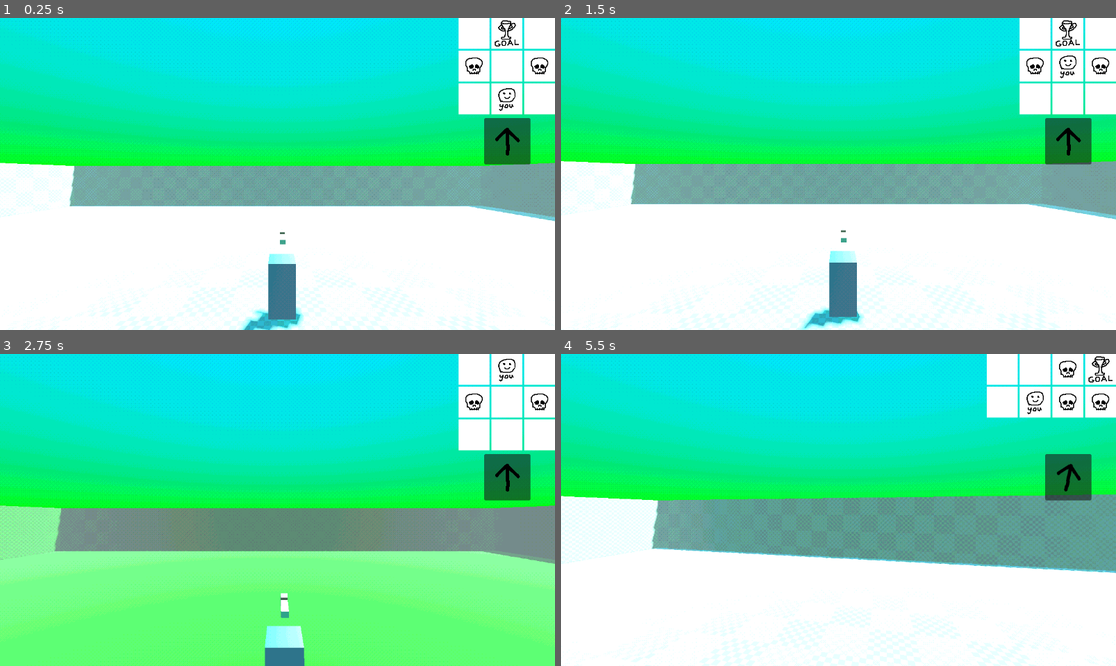
Above: before the commit, frames 1-4 (two rows, left to right).
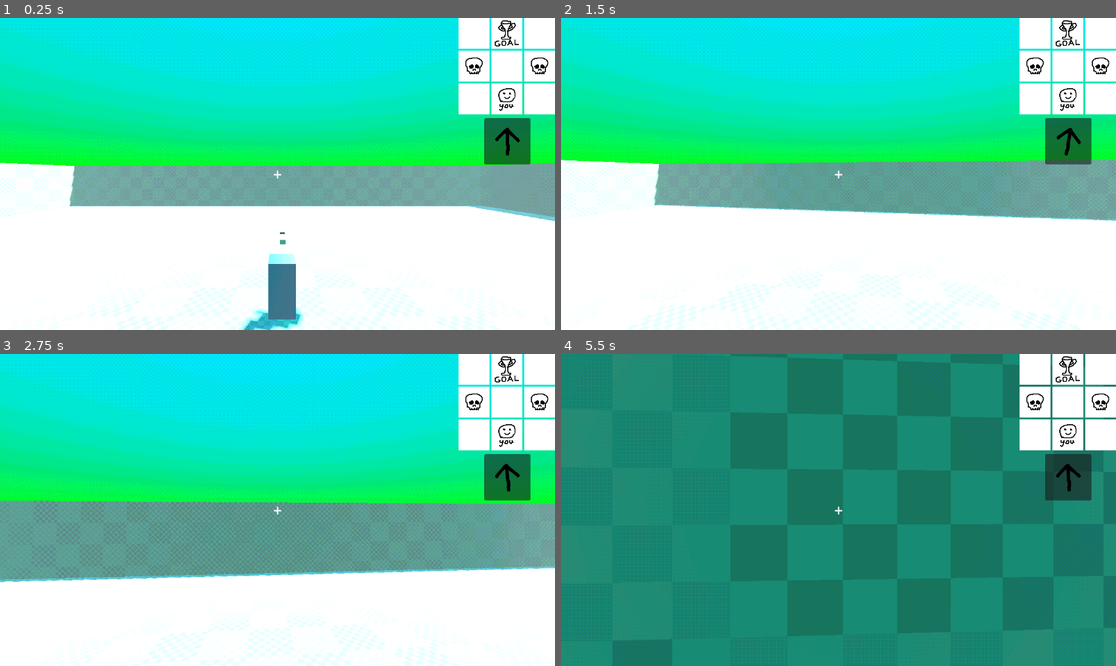
Above: after the commit, the same moments.

Repository: ejohnd98/LSDJam
Game: Godot game, scene res://scenes/game.tscn
The game is run twice, just before and just after one commit, with the same random seed, the same clock (stepped at 60 frames per second) and the same inputs.
Inputs (mouse positions are in pixels of both pictures, inside the frame that each line leads up to):
- Up to frame 1 (0.25 s): no input
- Up to frame 2 (1.5 s): tap Enter at 0.5 s; move the mouse to (866, 174) at 0.52 s; press the mouse at (866, 174) at 0.53 s; hold W (Forward) from 0.53 s (still down); tap Space (Jump) at 0.77 s; move the mouse to (810, 174) at 1.27 s; release the mouse at (810, 174) at 1.28 s; click (810, 174) at 1.35 s
- Up to frame 3 (2.75 s): keep holding W (Forward); tap Space (Jump) at 1.52 s; move the mouse to (288, 503) at 2.02 s; press the mouse at (288, 503) at 2.03 s
- Up to frame 4 (5.5 s): keep holding W (Forward); move the mouse to (832, 516) at 2.77 s; release the mouse at (832, 516) at 2.78 s; click (832, 516) at 2.85 s; tap Space (Jump) at 3.02, 3.77, 4.52 s; move the mouse to (877, 513) at 3.52 s; press the mouse at (877, 513) at 3.53 s; move the mouse to (794, 506) at 4.27 s; release the mouse at (794, 506) at 4.28 s; click (794, 506) at 4.35 s; move the mouse to (844, 510) at 5.02 s; press the mouse at (844, 510) at 5.03 s

The runs differ from the first frame. In frame 1, less than 0.1% of the frame differs, in the area x 49-51%, y 48-52%; in frame 2, 5.3%; in frame 3, 41%; in frame 4, 97%, in the area x 0-100%, y 0-100%.

Commit message:
Started on interactables using mouse

Diff:
--- a/project.godot
+++ b/project.godot
@@ -47,6 +47,12 @@
 "events": [Object(InputEventKey,"resource_local_to_scene":false,"resource_name":"","device":-1,"window_id":0,"alt_press …(182 unchanged characters)…
 ]
 }
+Interact={
+"deadzone": 0.5,
+"events": [Object(InputEventMouseButton,"resource_local_to_scene":false,"resource_name":"","device":-1,"window_id":0,"alt_pressed":false,"shift_pressed":false,"ctrl_pressed":false,"meta_pressed":false,"button_mask":0,"position":Vector2(0, 0),"global_position":Vector2(0, 0),"factor":1.0,"button_index":1,"canceled":false,"pressed":false,"double_click":false,"script":null)
+, Object(InputEventKey,"resource_local_to_scene":false,"resource_name":"","device":-1,"window_id":0,"alt_pressed":false,"shift_pressed":false,"ctrl_pressed":false,"meta_pressed":false,"pressed":false,"keycode":0,"physical_keycode":69,"key_label":0,"unicode":101,"echo":false,"script":null)
+]
+}
 
 [layer_names]
 
--- a/scenes/game.tscn
+++ b/scenes/game.tscn
@@ -16,6 +16,9 @@
 shader_parameter/dithering = true
 shader_parameter/colors = 12
 shader_parameter/dither_size = 2
+
+[sub_resource type="LabelSettings" id="LabelSettings_q14lq"]
+font_size = 32
 
 [node name="SubViewportContainer" type="SubViewportContainer"]
 material = SubResource("ShaderMaterial_6uqtb")
@@ -99,4 +102,22 @@
 texture = ExtResource("8_u2duw")
 expand_mode = 2
 
+[node name="Label" type="Label" parent="CanvasLayer"]
+anchors_preset = 8
+anchor_left = 0.5
+anchor_top = 0.5
+anchor_right = 0.5
+anchor_bottom = 0.5
+offset_left = -0.5
+offset_top = -11.5
+offset_right = 0.5
+offset_bottom = 11.5
+grow_horizontal = 2
+grow_vertical = 2
+size_flags_horizontal = 4
+text = "+"
+label_settings = SubResource("LabelSettings_q14lq")
+horizontal_alignment = 1
+vertical_alignment = 1
+
 [connection signal="timeout" from="SubViewport/Game/SceneChangeTimer" to="SubViewport/Game" method="_on_scene_change_timer"]
--- a/scenes/interactables/direction_trigger.gd
+++ b/scenes/interactables/direction_trigger.gd
@@ -9,5 +9,11 @@
 
 #TODO: make this "on click"
 func _on_body_entered(body):
-	if body.is_in_group("player"):
-		get_tree().get_root().get_node("SubViewportContainer/SubViewport/Game").move_in_direction(grid_direction)
+	pass
+	#trigger_direction()
+
+func _on_input_event(camera, event, position, normal, shape_idx):
+	trigger_direction()
+
+func trigger_direction():
+	get_tree().get_root().get_node("SubViewportContainer/SubViewport/Game").move_in_direction(grid_direction)
--- a/scenes/interactables/direction_trigger.tscn
+++ b/scenes/interactables/direction_trigger.tscn
@@ -31,7 +31,7 @@
 text = "→"
 font_size = 32
 
-[node name="SceneTrigger" type="Area3D"]
+[node name="SceneTrigger" type="Area3D" groups=["interactable"]]
 script = ExtResource("1_nl4vh")
 grid_direction = Vector2i(0, 1)
 
@@ -50,3 +50,5 @@
 skeleton = NodePath("../..")
 
 [connection signal="body_entered" from="." to="." method="_on_body_entered"]
+[connection signal="input_event" from="." to="." method="_on_input_event"]
+[connection signal="mouse_entered" from="." to="." method="_on_mouse_entered"]
--- a/scenes/player/Player.gd
+++ b/scenes/player/Player.gd
@@ -28,6 +28,9 @@
 			Input.set_mouse_mode(Input.MOUSE_MODE_CAPTURED)
 	if is_frozen:
 		return
+	if event.is_action_pressed("Interact"):
+		try_interact()
+
 	if event is InputEventMouseMotion:
 		$CameraPivot.rotate_y(-event.relative.x * SENSITIVITY)
 		$CameraPivot/Camera3D.rotate_x(-event.relative.y * SENSITIVITY)
@@ -96,3 +99,23 @@
 			position = result["position"]
 			is_grounded = true
 			vertical_velocity = 0
+
+	# TODO: change this to be in physics process so that the current hovered over
+	# interactable can be highlighted, or a tooltip can be displayed.
+	# also change so that interactable is separate from direction_trigger
+func try_interact():
+	var space_state = get_world_3d().direct_space_state
+	var cam = $CameraPivot/Camera3D
+	var mousepos = get_viewport().get_mouse_position()
+
+	var origin = cam.project_ray_origin(mousepos)
+	var end = origin + cam.project_ray_normal(mousepos) * 1000
+	var query = PhysicsRayQueryParameters3D.create(origin, end)
+	query.collide_with_areas = true
+	query.exclude
+	var result = space_state.intersect_ray(query)
+	if (not result.is_empty()):
+		var hit_object = result["collider"]
+		print("Hit: " + hit_object.name)
+		if (hit_object.is_in_group("interactable")):
+			hit_object.trigger_direction()
Not shown: 1 places in scenes/game.tscn that only renumber resources
